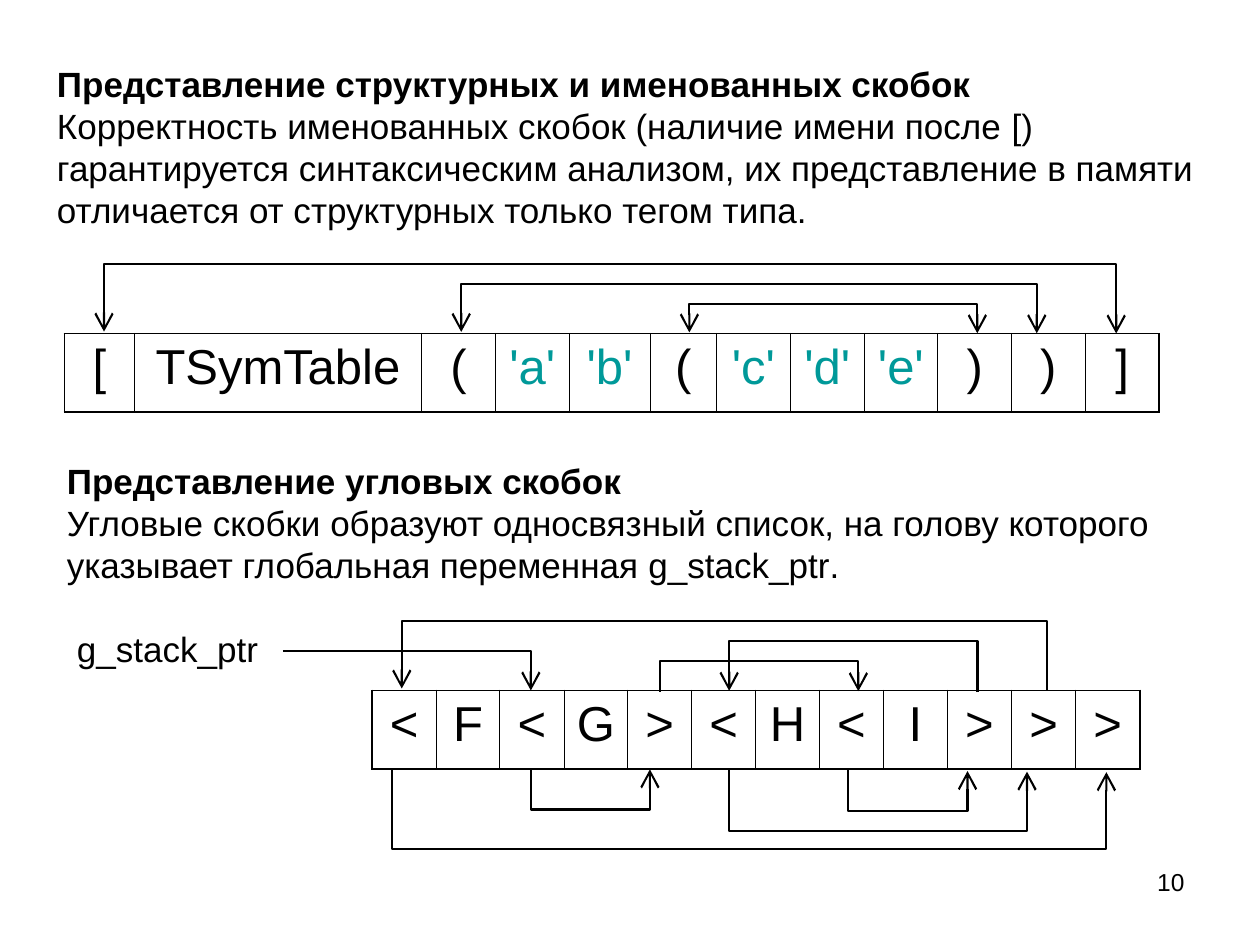
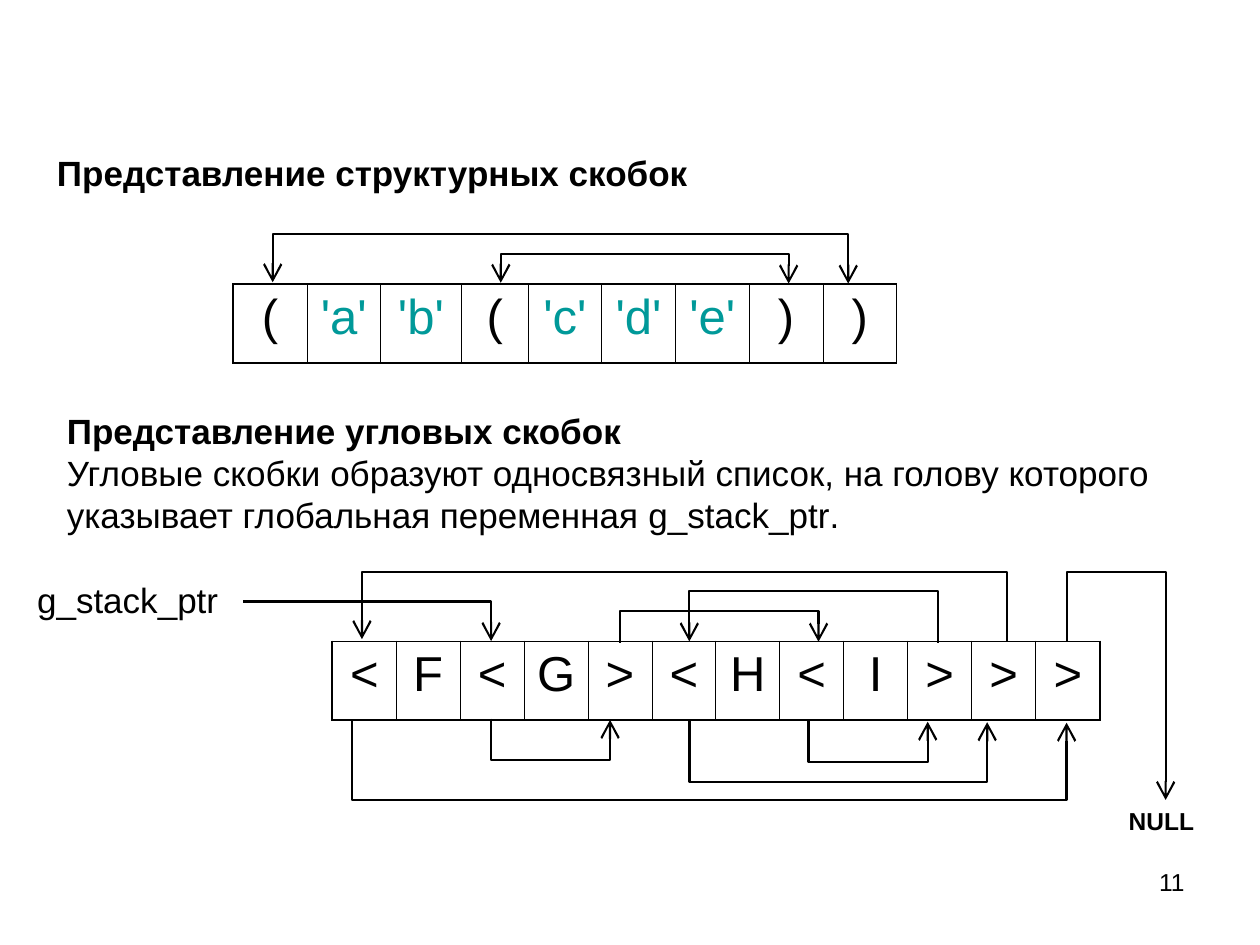
Before and after one commit to Mazdaywik/Refal-05, a slide deck: slide 11 of doc/Компилятор Простого Рефала.ppt (slide 10 before the commit). Drawn at 1260x945 pixels with LibreOffice and Linux fonts; fonts in the diff are those of the drawing. Boxes give left, top, right and bottom in pixels: in the first picture for what was removed or moved away, otherwise in the second. Text is boxed around its words. In the diff, an @@ line names an element or a change of style, - is before the commit and + after.

```diff
--- a/doc/Компилятор Простого Рефала.ppt
+++ b/doc/Компилятор Простого Рефала.ppt
@@ text removed at (57,71,1193,230) @@
-Представление структурных и именованных скобок
-Корректность именованных скобок (наличие имени после [) гарантируется синтаксическим анализом, их представление в памяти отличается от структурных только тегом типа.
@@ text added at (57,160,688,193), 20 pt, text #000000, bold @@
+Представление структурных скобок
@@ freeform shape: place and size @@
-freeform shape at (105,265,1116,334)
+freeform shape at (272,234,848,284)
@@ freeform shape: place and size @@
-freeform shape at (689,304,978,333)
+freeform shape at (500,255,788,284)
@@ table at (233,284,900,362) @@
-column 1: [
-column 2: TSymTable
-column 12: ]
@@ table: place and size @@
-table at (64,334,1163,412)
+table at (233,284,900,362)
@@ freeform shape removed at (461,284,1037,333) @@
@@ text "Представление угловых скобок Угловые скобки ...": place and size @@
-text "Представление угловых скобок Угловые скобки ..." at (67,468,1149,584)
+text "Представление угловых скобок Угловые скобки ..." at (67,418,1149,535)
@@ 8 freeform shapes, 1 text, 1 table: place and size @@
-8 freeform shapes, 1 text, 1 table at (77,621,1143,849)
+8 freeform shapes, 1 text, 1 table at (37,572,1104,800)
@@ freeform shape added at (1067,572,1167,800), outline #000000 1.25 pt @@
@@ text added at (1129,813,1194,831), 14 pt, text #000000, bold @@
+NULL
@@ page number at (1159,874,1184,891): text changed @@
-10
+11
```
Also in this commit, not shown: 13 other slides changed, 16 slides added, 4 slides removed, 3 other files.
